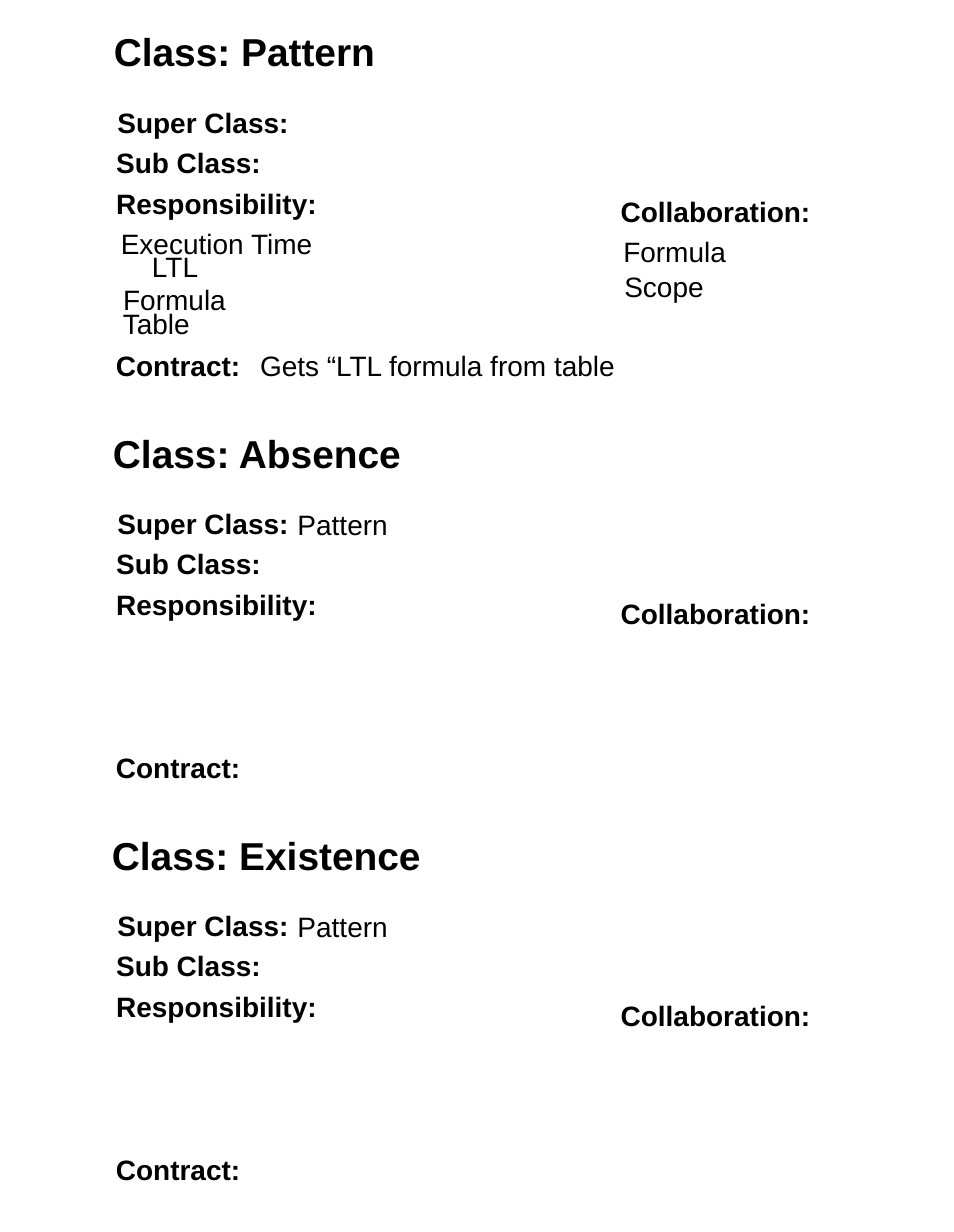
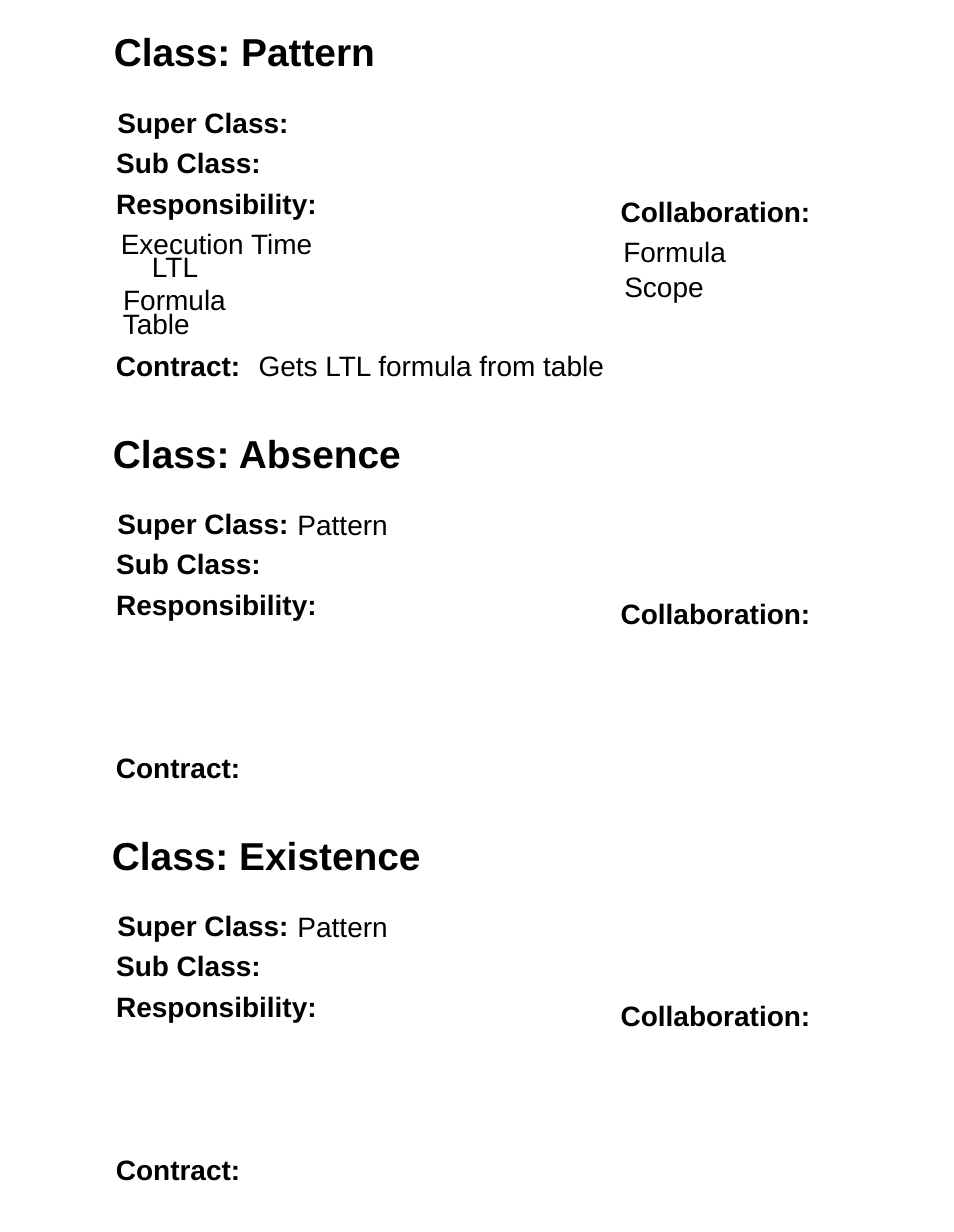
Before and after one commit to jlmacias/ltl, a slide deck: slide 5 of documents/6-18-15/Software Construction LTL Classes.pptx (slide 4 before the commit). Drawn at 954x1232 pixels with LibreOffice and Linux fonts; fonts in the diff are those of the drawing. Boxes give left, top, right and bottom in pixels: in the first picture for what was removed or moved away, otherwise in the second. Text is boxed around its words. In the diff, an @@ line names an element or a change of style, - is before the commit and + after.

```diff
--- a/documents/6-18-15/Software Construction LTL Classes.pptx
+++ b/documents/6-18-15/Software Construction LTL Classes.pptx
@@ text at (259,355,604,377): text changed @@
-Gets “LTL formula from table
+Gets LTL formula from table
```
Also in this commit, not shown: 2 other slides changed, 1 slide added.
